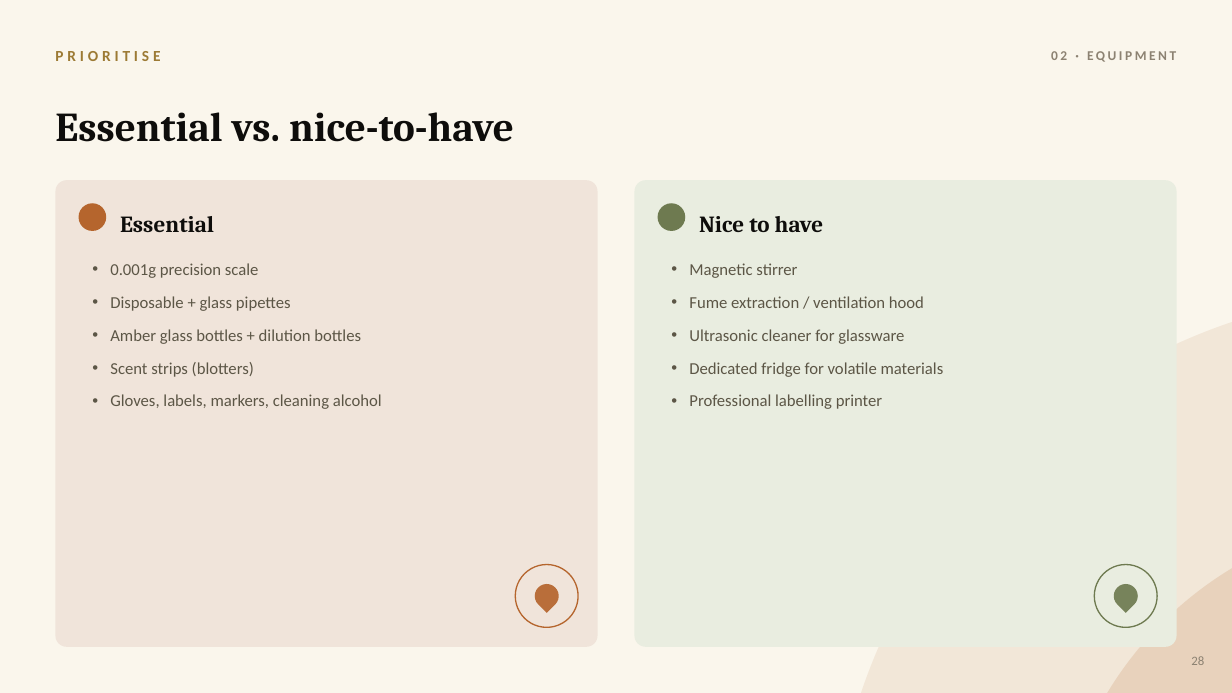
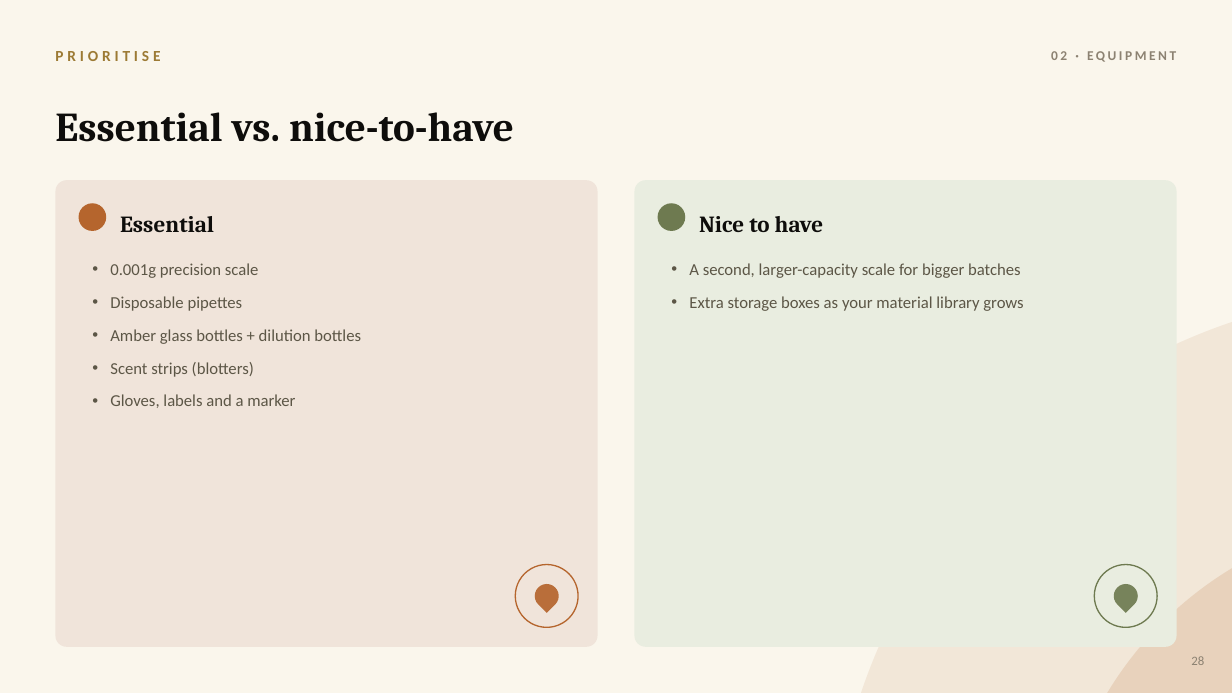
Before and after one commit to yevfumes/yev, a slide deck: slide 31 of course/YEVFUMES_Perfumery_Course.pptx. Drawn at 1232x693 pixels with LibreOffice and Linux fonts; fonts in the diff are those of the drawing. Boxes give left, top, right and bottom in pixels: in the first picture for what was removed or moved away, otherwise in the second. Text is boxed around its words. In the diff, an @@ line names an element or a change of style, - is before the commit and + after.

```diff
--- a/course/YEVFUMES_Perfumery_Course.pptx
+++ b/course/YEVFUMES_Perfumery_Course.pptx
@@ text at <box>689,263,1023,311</box>: text changed @@
-• Magnetic stirrer
-• Fume extraction / ventilation hood
-• Ultrasonic cleaner for glassware
-• Dedicated fridge for volatile materials
-• Professional labelling printer
+• A second, larger-capacity scale for bigger batches
+• Extra storage boxes as your material library grows
@@ text at <box>110,296,243,311</box>: text changed @@
-• Disposable + glass pipettes
+• Disposable pipettes
@@ text at <box>110,394,295,408</box>: text changed @@
-• Gloves, labels, markers, cleaning alcohol
+• Gloves, labels and a marker
```
Also in this commit, not shown: 150 other slides changed, 12 slides added, 64 slides removed.
